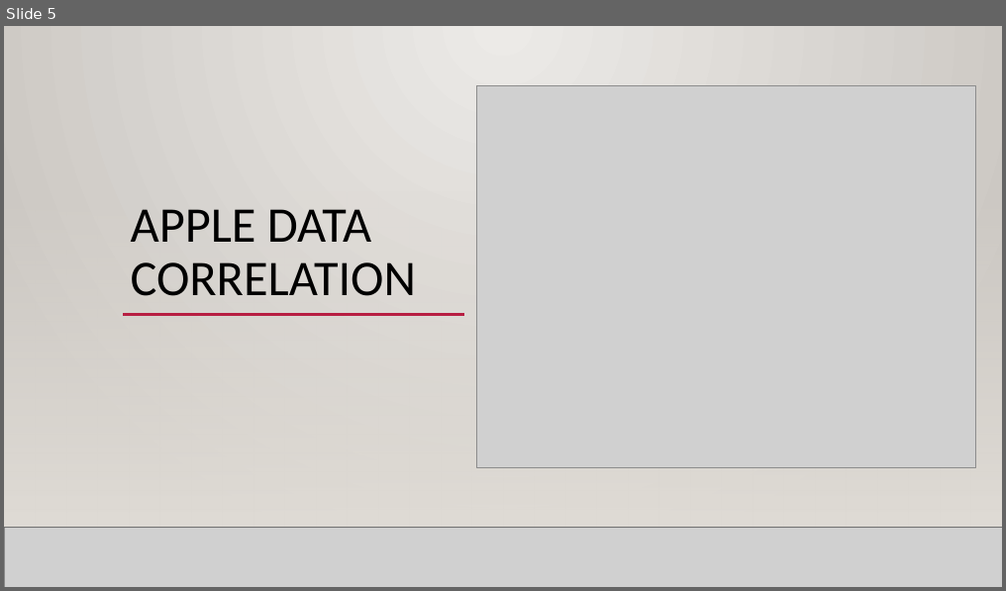
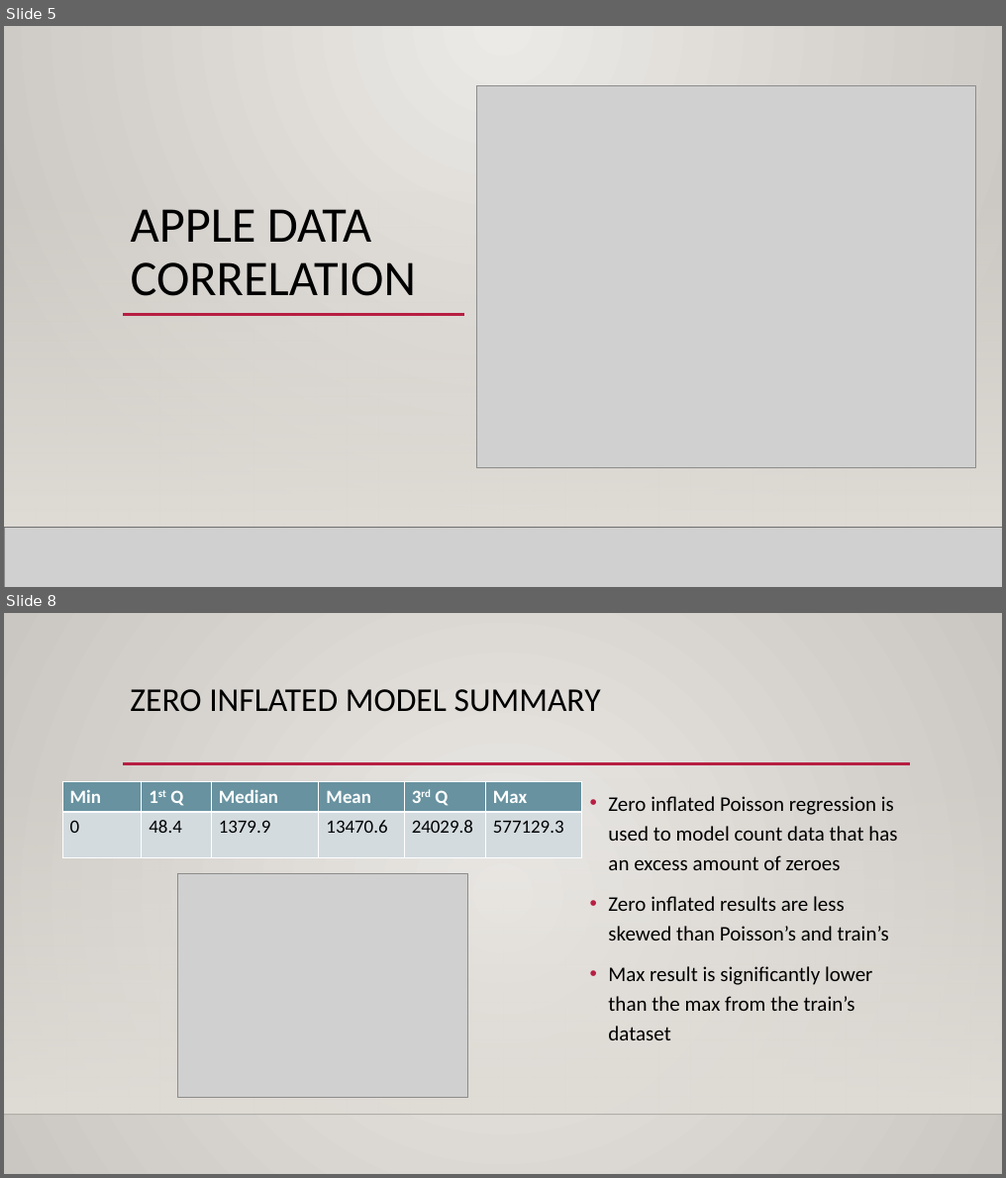
Before and after one commit to dquarshie89/DATA-621-FINAL_PROJECT, a slide deck: App Prediction Presentation.pptx. Shown one above the other, each under a label of ours: slide 5 before the commit, slides 5 and 8 after it; the slides between them are not shown. The pictures are 1006x591 and 1006x1178 pixels, drawn with LibreOffice and Linux fonts; fonts in the diff are those of the drawing; grey boxes stand for pictures; background and template pictures are left out. Boxes give left, top, right and bottom in pixels: in the first picture for what was removed or moved away, otherwise in the second. Text is boxed around its words. In the diff, an @@ line names an element or a change of style, - is before the commit and + after.

```diff
--- a/App Prediction Presentation.pptx
+++ b/App Prediction Presentation.pptx
@@ slide 8 added at bbox=[4, 613, 1002, 1174], background gradient #ECEAE7 to #CAC7C1; not listed: 3 template elements that a slide beside it also shows @@
@@ title added at bbox=[130, 689, 601, 712], 32 pt, text #000000 @@
+ZERO INFLATED MODEL SUMMARY
@@ table added at bbox=[62, 781, 582, 858], 2 rows, 6 columns @@
+Min | 1st Q | Median | Mean | 3rd Q | Max
+0 | 48.4 | 1379.9 | 13470.6 | 24029.8 | 577129.3
@@ text added at bbox=[608, 796, 897, 1041], 20 pt, text #000000 @@
+• Zero inflated Poisson regression is used to model count data that has an excess amount of zeroes
+• Zero inflated results are less skewed than Poisson’s and train’s
+• Max result is significantly lower than the max from the train’s dataset
@@ picture added at bbox=[177, 874, 468, 1098] @@
```
Also in this commit, not shown: 2 slides changed.
